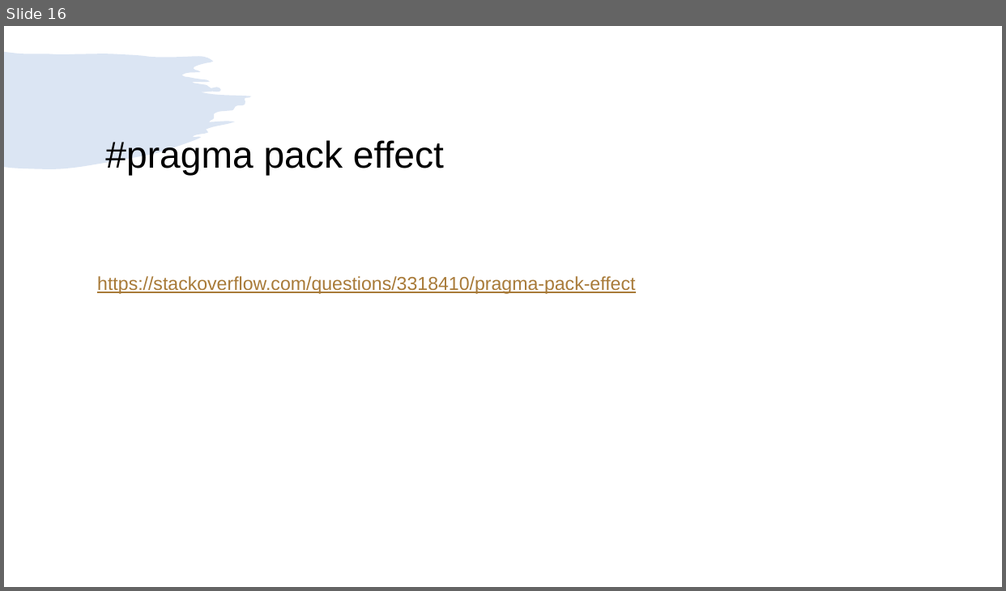
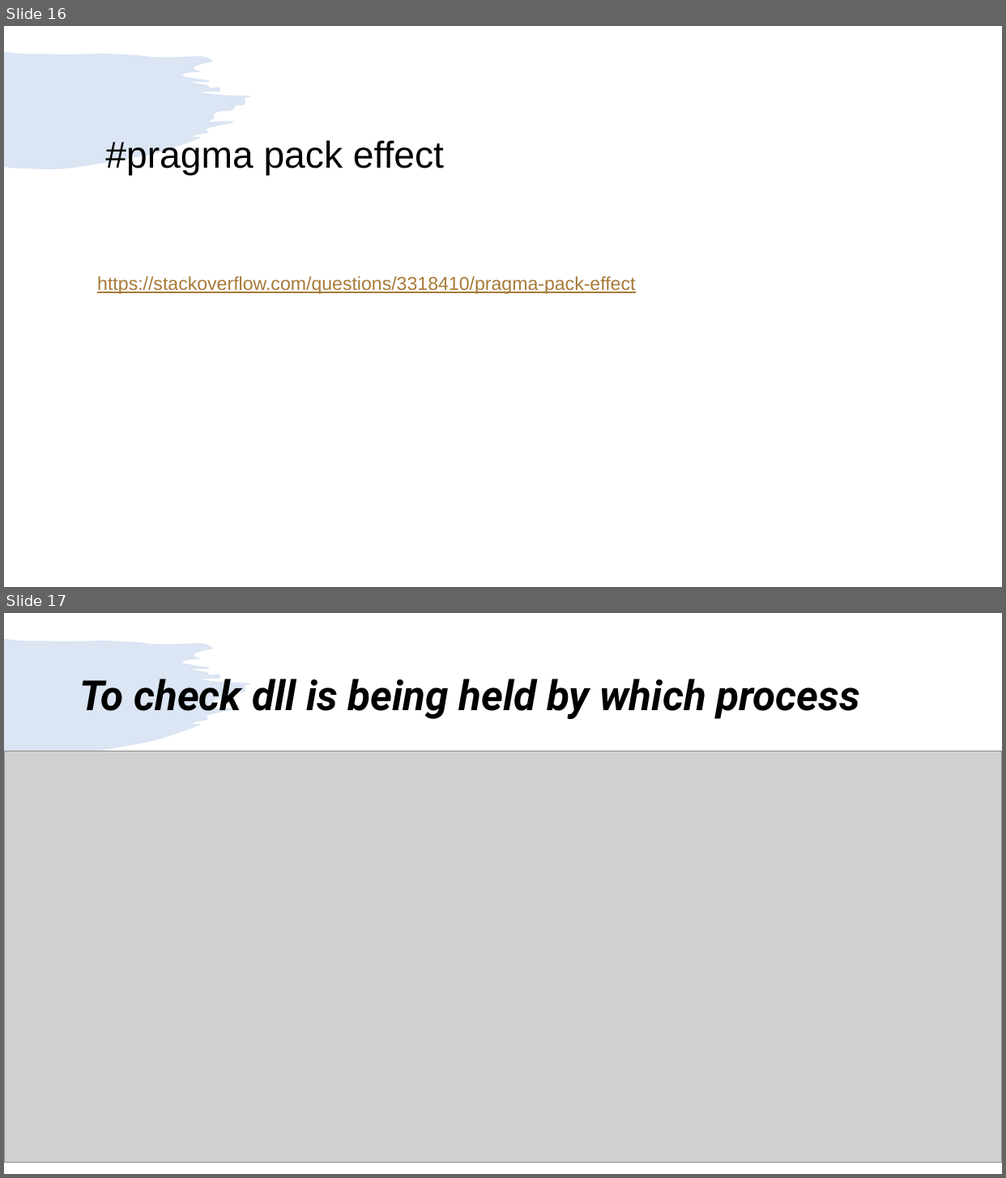
Before and after one commit to girishlande/CPlusPlus, a slide deck: learnings.pptx. Shown one above the other, each under a label of ours: slide 16 before the commit, slides 16 and 17 after it. The pictures are 1006x591 and 1006x1178 pixels, drawn with LibreOffice and Linux fonts; fonts in the diff are those of the drawing; grey boxes stand for pictures. Boxes give left, top, right and bottom in pixels: in the first picture for what was removed or moved away, otherwise in the second. Text is boxed around its words. In the diff, an @@ line names an element or a change of style, - is before the commit and + after.

```diff
--- a/learnings.pptx
+++ b/learnings.pptx
@@ slide 17 added at (4,613,1002,1174), background #FFFFFF; not listed: 1 template element that a slide beside it also shows @@
@@ title added at (80,679,860,719), 40 pt, text #000000, bold, italic @@
+To check dll is being held by which process
@@ picture added at (4,752,1002,1163) @@
```
Also in this commit, not shown: 1 slide changed, 7 other slides added, 4 other files.
